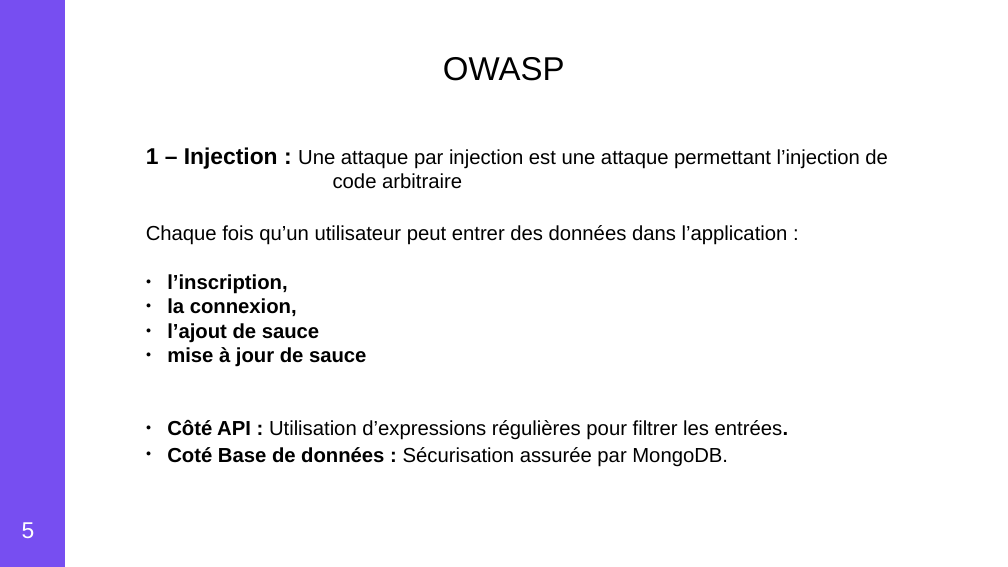
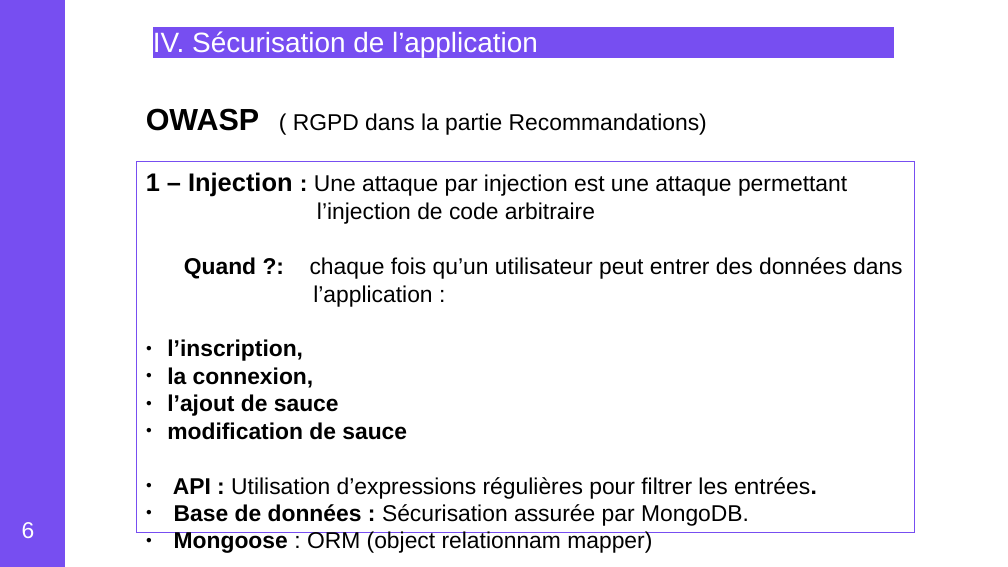
Before and after one commit to danielOuattara/Openclassroom_P6_15_01_2021, a slide deck: slide 6 of schema_global.odp (slide 5 before the commit). Drawn at 1008x567 pixels with LibreOffice and Linux fonts; fonts in the diff are those of the drawing. Boxes give left, top, right and bottom in pixels: in the first picture for what was removed or moved away, otherwise in the second. Text is boxed around its words. In the diff, an @@ line names an element or a change of style, - is before the commit and + after.

```diff
--- a/schema_global.odp
+++ b/schema_global.odp
@@ text added at (153, 31, 538, 57), 22 pt, text #FFFFFF @@
+IV. Sécurisation de l’application
@@ text removed at (443, 57, 565, 81) @@
-OWASP
@@ text added at (146, 108, 707, 135), 18 pt, text #000000 @@
+OWASP ( RGPD dans la partie Recommandations)
@@ rectangle "1 – Injection : Une ...": place and size @@
-rectangle "1 – Injection : Une ..." at (146, 147, 888, 463)
+rectangle "1 – Injection : Une ..." at (137, 162, 915, 532)
@@ rectangle "1 – Injection : Une ..." at (137, 162, 915, 532): outline none to #774EF1 0 pt @@
@@ text in rectangle at (146, 172, 847, 416): size 18 to 20 pt in "1 – Injection"; size 16 to 18 pt in "Une attaque par injection est une attaque ...", "l’inscription,", "la connexion,", "l’ajout de sauce" @@
@@ text in rectangle at (184, 257, 903, 307): text changed; size 16 to 18 pt @@
-Chaque fois qu’un utilisateur peut entrer des données dans l’application :
+Quand ?: chaque fois qu’un utilisateur peut entrer des données dans l’application :
@@ text in rectangle at (167, 422, 817, 526): text changed; size 16 to 18 pt @@
-● mise à jour de sauce
-● Côté API : Utilisation d’expressions régulières pour filtrer les entrées.
-● Coté Base de données : Sécurisation assurée par MongoDB.
+● modification de sauce
+● API : Utilisation d’expressions régulières pour filtrer les entrées.
+● Base de données : Sécurisation assurée par MongoDB.
+● Mongoose : ORM (object relationnam mapper)
@@ page number at (22, 522, 35, 538): text changed @@
-5
+6
```
Also in this commit, not shown: 5 other slides changed, 5 slides added, 13 slides removed, 7 other files.
